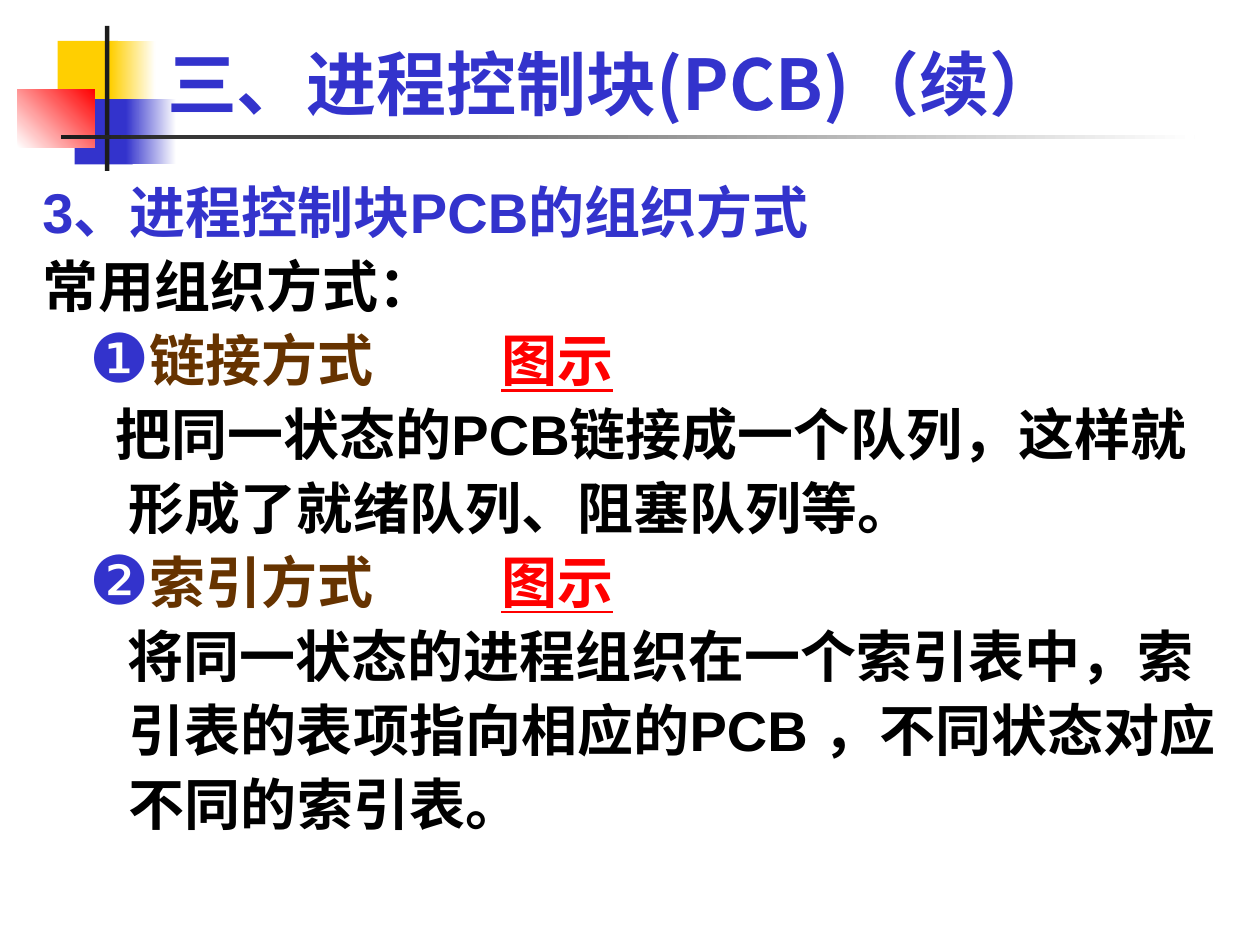
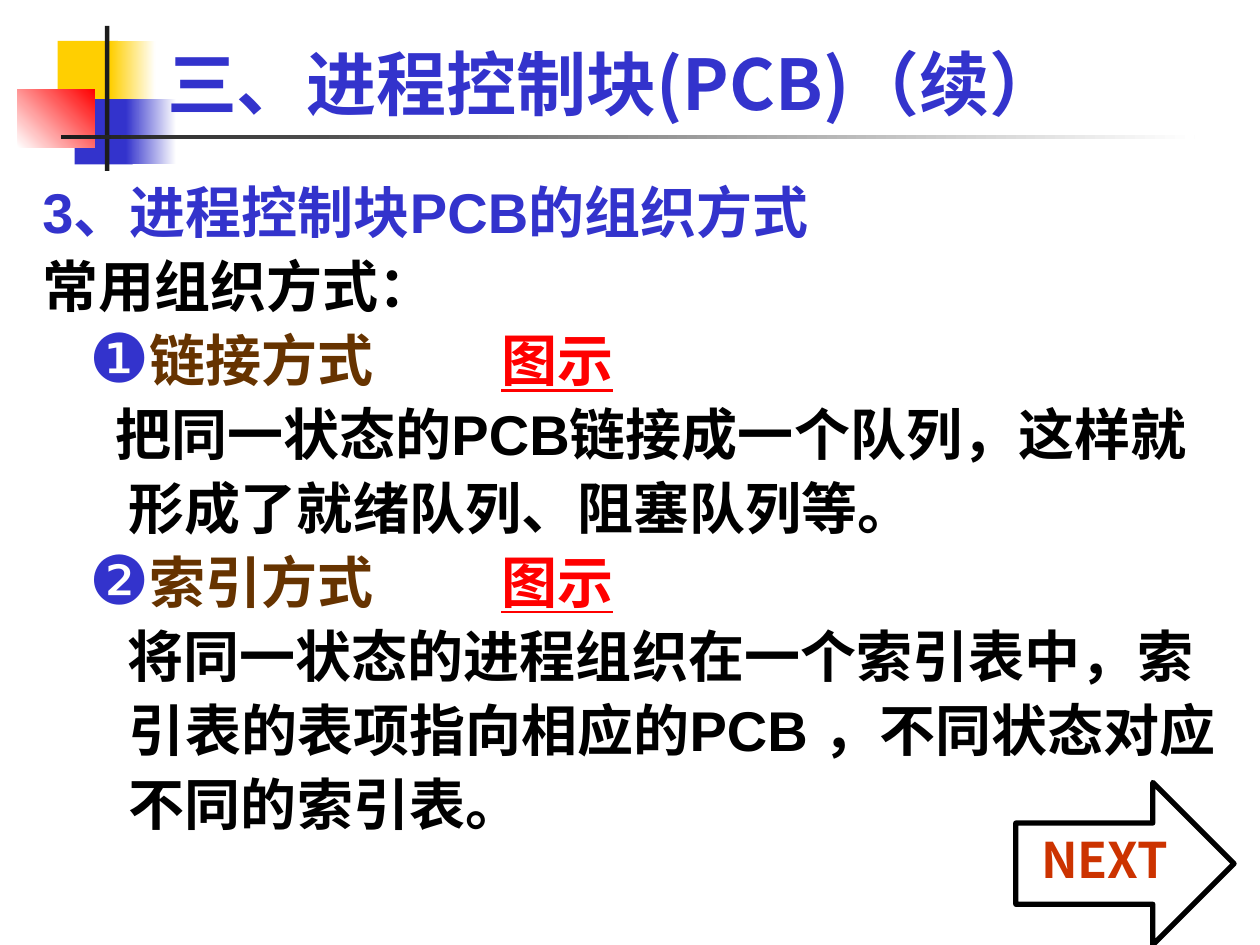
Before and after one commit to rjnew/OS, a slide deck: slide 46 of OS02.1 进程.pptx. Drawn at 1260x945 pixels with LibreOffice and Linux fonts; fonts in the diff are those of the drawing. Boxes give left, top, right and bottom in pixels: in the first picture for what was removed or moved away, otherwise in the second. Text is boxed around its words. In the diff, an @@ line names an element or a change of style, - is before the commit and + after.

```diff
--- a/OS02.1 进程.pptx
+++ b/OS02.1 进程.pptx
@@ right arrow added at bbox=[1016, 782, 1234, 945], fill #FFFFFF, outline #000000 3 pt, 28 pt, text #CC3300, bold @@
+NEXT
```
Also in this commit, not shown: 18 other slides changed, 2 slides added, 2 slides removed.
